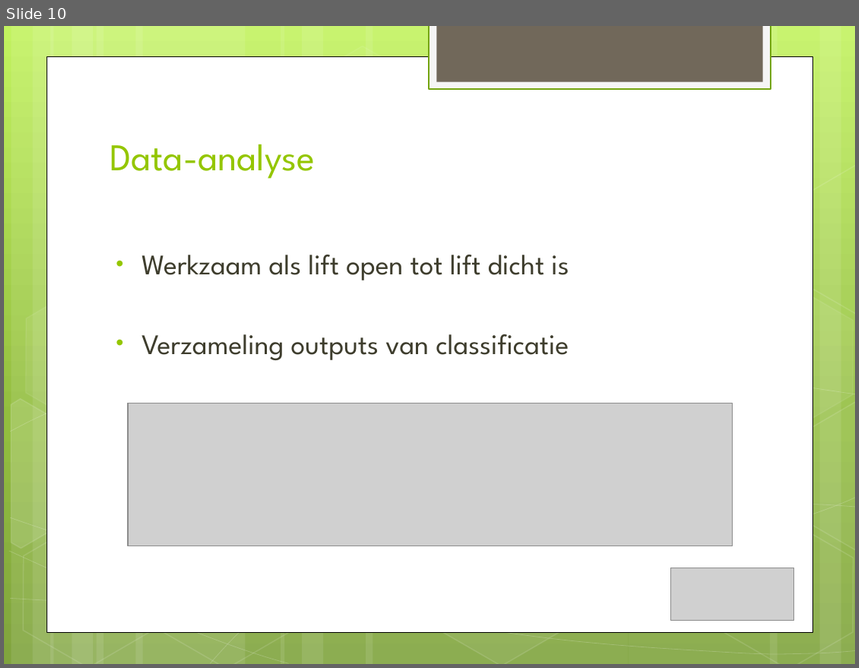
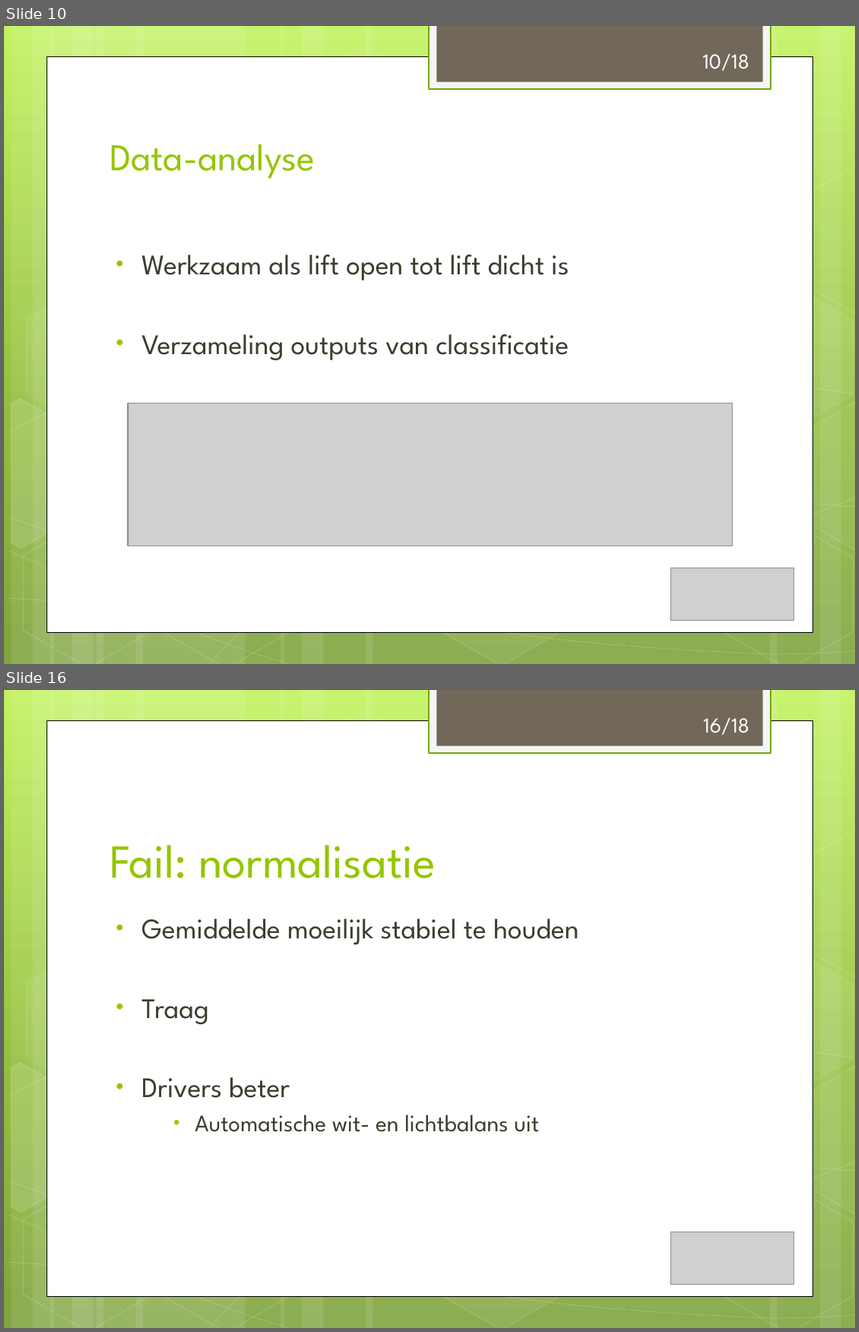
Before and after one commit to Suresh25/imaging-project-group-5, a slide deck: TI2710-D.pptx. Shown one above the other, each under a label of ours: slide 10 before the commit, slides 10 and 16 after it; the slides between them are not shown. The pictures are 859x668 and 859x1332 pixels, drawn with LibreOffice and Linux fonts; fonts in the diff are those of the drawing; grey boxes stand for pictures. Boxes give left, top, right and bottom in pixels: in the first picture for what was removed or moved away, otherwise in the second. Text is boxed around its words. In the diff, an @@ line names an element or a change of style, - is before the commit and + after.

```diff
--- a/TI2710-D.pptx
+++ b/TI2710-D.pptx
@@ slide 16 added at <box>4,690,855,1328</box>, background gradient #C3F35F to #93BF3F to #81A53E; not listed: 31 template elements that a slide beside it also shows @@
@@ text added at <box>703,717,750,735</box>, 18 pt, text #FFFFFF @@
+16/18
@@ title added at <box>110,845,436,878</box>, 40 pt, text #94C600 @@
+Fail: normalisatie
@@ text added at <box>142,919,579,1132</box>, 24 pt, text #3E3D2D @@
+• Gemiddelde moeilijk stabiel te houden
+• Traag
+• Drivers beter
+    • Automatische wit- en lichtbalans uit
@@ picture added at <box>671,1232,794,1285</box> @@
@@ slide 10 changed as well @@
@@ text added at <box>703,53,750,71</box>, 18 pt, text #FFFFFF @@
+10/18
```
Also in this commit, not shown: 7 other slides changed, 8 other slides added, 1 slide removed, 1 other file.
